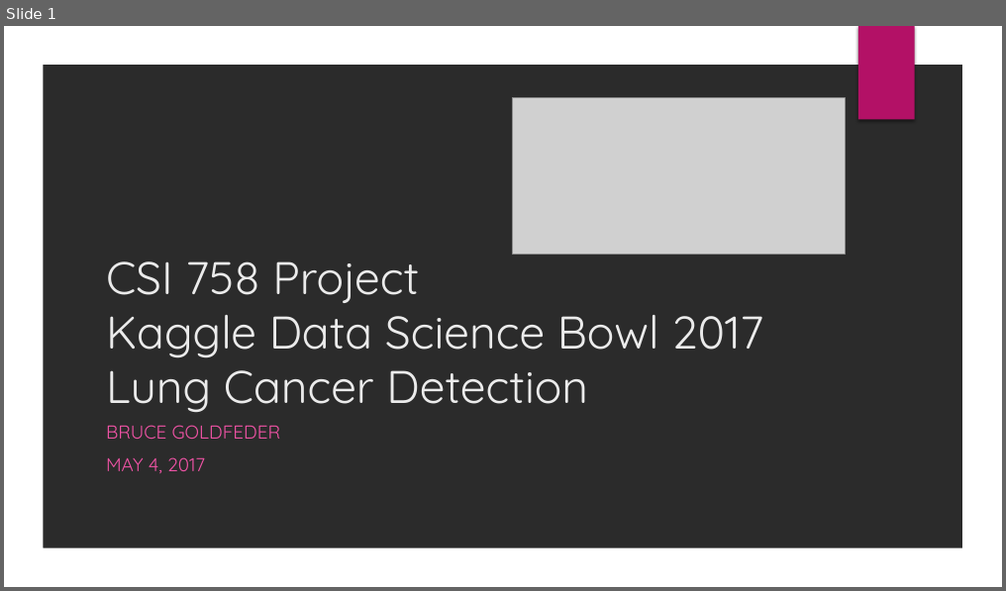
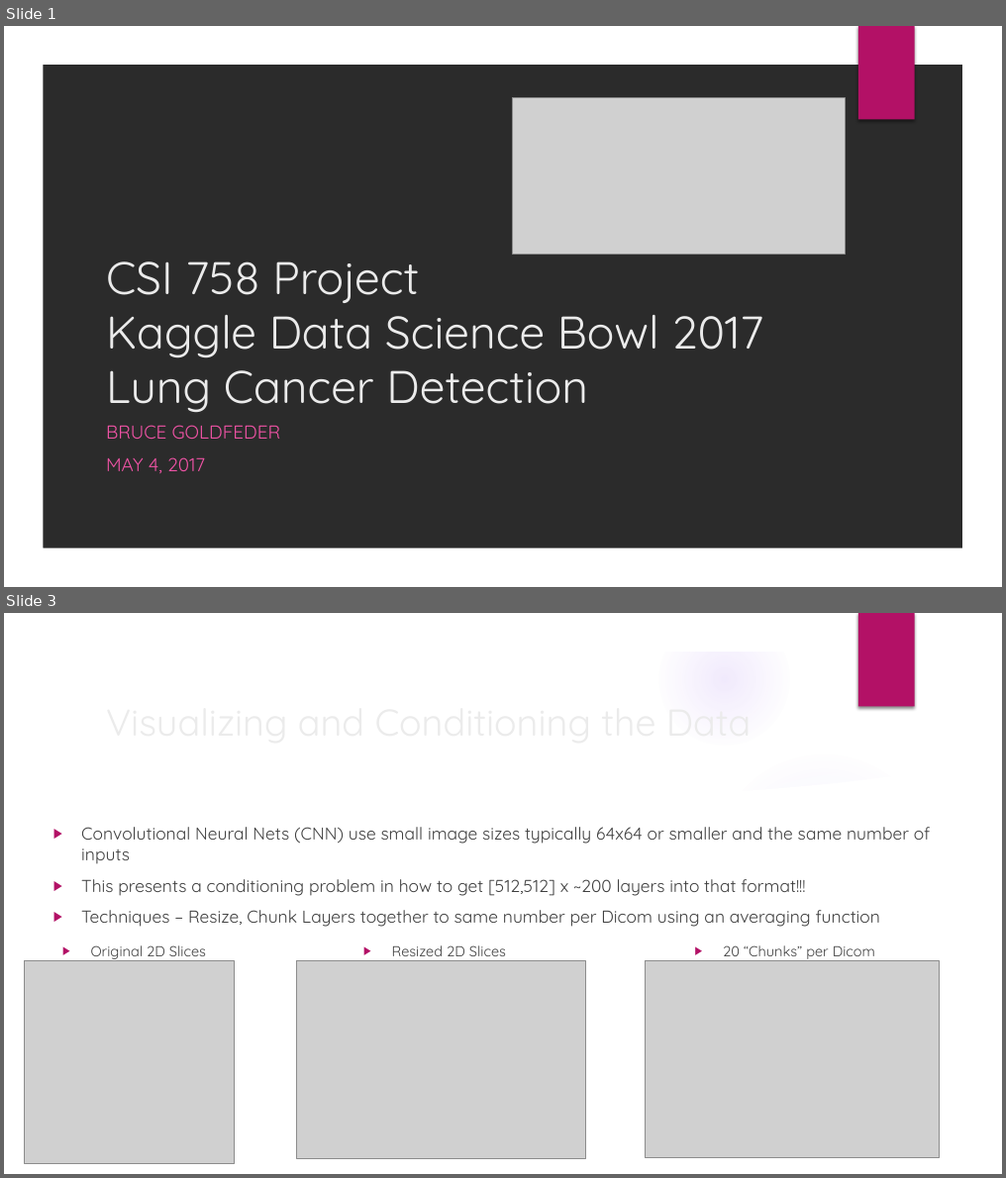
Before and after one commit to bgoldfe2/csi758project, a slide deck: CSI 758 Project Spring 2017 Bruce Goldfeder.pptx. Shown one above the other, each under a label of ours: slide 1 before the commit, slides 1 and 3 after it; the slides between them are not shown. The pictures are 1006x591 and 1006x1178 pixels, drawn with LibreOffice and Linux fonts; fonts in the diff are those of the drawing; grey boxes stand for pictures; background and template pictures are left out; a plain dark background stands for a picture behind light text. Boxes give left, top, right and bottom in pixels: in the first picture for what was removed or moved away, otherwise in the second. Text is boxed around its words. In the diff, an @@ line names an element or a change of style, - is before the commit and + after.

```diff
--- a/CSI 758 Project Spring 2017 Bruce Goldfeder.pptx
+++ b/CSI 758 Project Spring 2017 Bruce Goldfeder.pptx
@@ slide 3 added at <box>4,613,1002,1174</box>, background picture (left out); not listed: 2 template elements that a slide beside it also shows @@
@@ group added at <box>4,614,971,1174</box>: 5 ellipses, 2 freeform shapes @@
@@ text added at <box>81,827,931,927</box>, 16.6 pt, text #404040 @@
+▶ Convolutional Neural Nets (CNN) use small image sizes typically 64x64 or smaller and the same number of inputs
+▶ This presents a conditioning problem in how to get [512,512] x ~200 layers into that format!!!
+▶ Techniques – Resize, Chunk Layers together to same number per Dicom using an averaging function
@@ title added at <box>207,827,762,896</box>, 36 pt, text #EBEBEB @@
+Visualizing and Conditioning the Data
@@ picture added at <box>24,961,234,1164</box> @@
@@ text added at <box>91,946,206,961</box>, 13.9 pt, text #404040 @@
+▶ Original 2D Slices
@@ picture added at <box>297,961,586,1159</box> @@
@@ text added at <box>392,946,506,961</box>, 13.9 pt, text #404040 @@
+▶ Resized 2D Slices
@@ picture added at <box>646,961,940,1158</box> @@
@@ text added at <box>723,946,875,961</box>, 13.9 pt, text #404040 @@
+▶ 20 “Chunks” per Dicom
```
Also in this commit, not shown: 1 slide changed, 1 other slide added, 3 other files.
